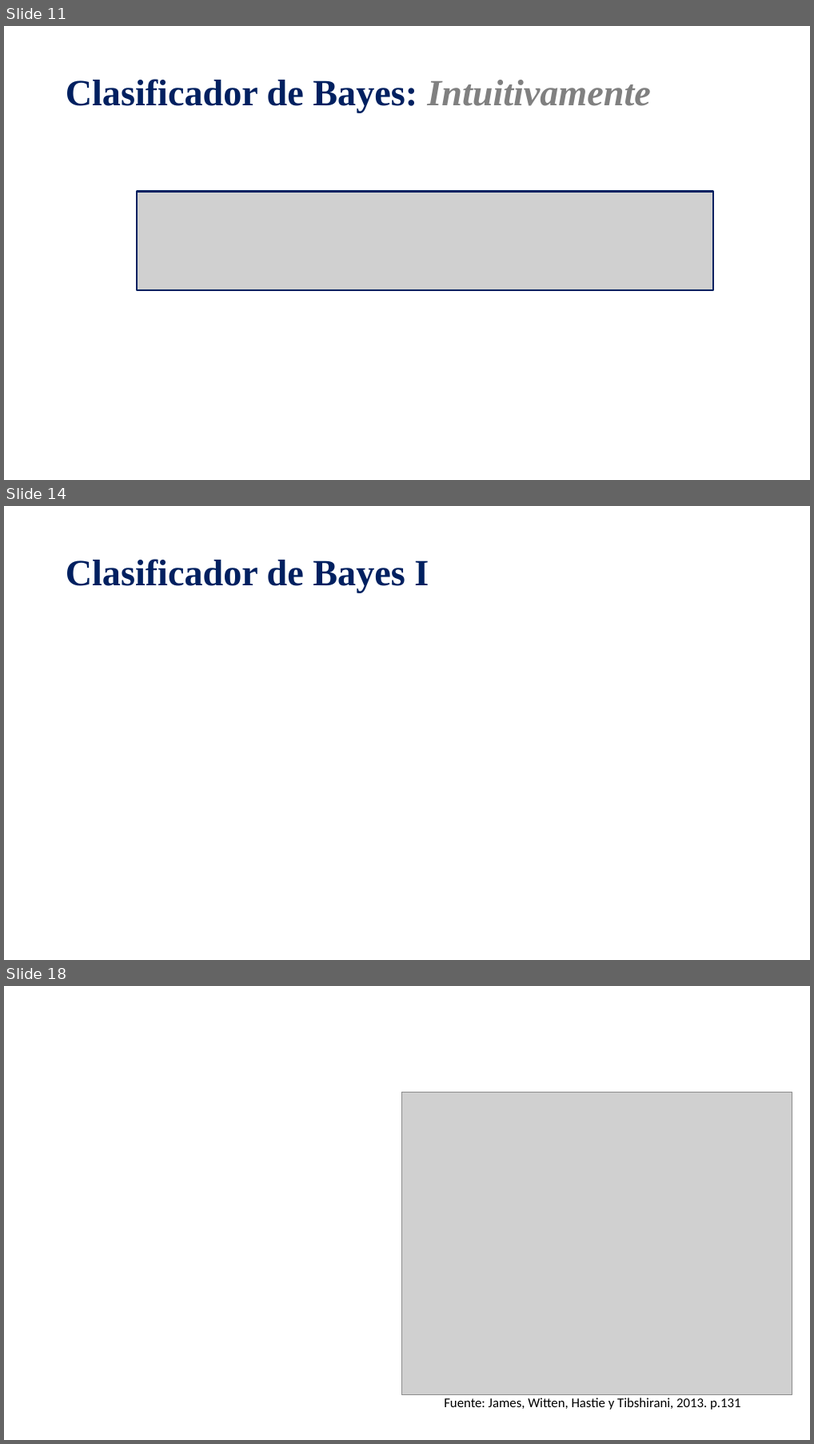
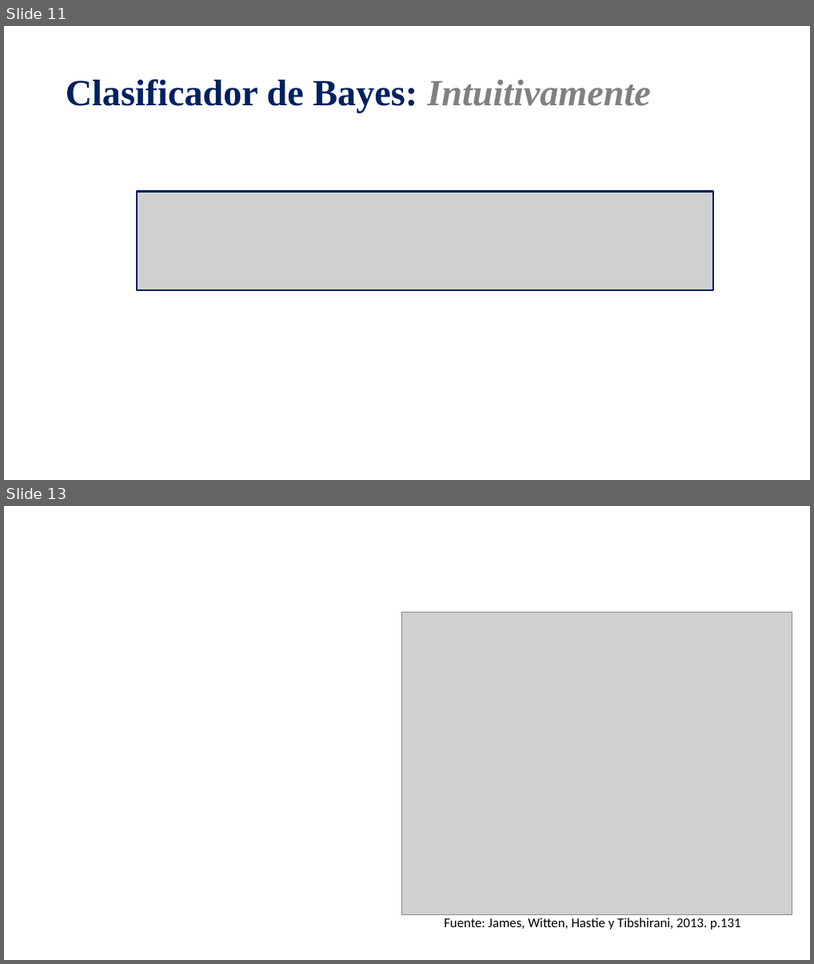
Before and after one commit to mnromero/Programacion_UBA_2025, a slide deck: Clase 06 Metodos de Clasificacion_Logit & KNN/C6_Clasificacion_Bayes_Logit_kNN.pptx. Shown one above the other, each under a label of ours: slides 11, 14 and 18 before the commit, slides 11 and 13 after it; the slides between them are not shown. The pictures are 814x1444 and 814x964 pixels, drawn with LibreOffice and Linux fonts; fonts in the diff are those of the drawing; grey boxes stand for pictures. Boxes give left, top, right and bottom in pixels: in the first picture for what was removed or moved away, otherwise in the second. Text is boxed around its words. In the diff, an @@ line names an element or a change of style, - is before the commit and + after.

```diff
--- a/Clase 06 Metodos de Clasificacion_Logit & KNN/C6_Clasificacion_Bayes_Logit_kNN.pptx
+++ b/Clase 06 Metodos de Clasificacion_Logit & KNN/C6_Clasificacion_Bayes_Logit_kNN.pptx
@@ slide 14 removed at box(4, 506, 810, 960), background #FFFFFF @@
@@ title removed at box(66, 559, 429, 593) @@
-Clasificador de Bayes I
@@ what was slide 18 is now slide 13 @@
```
Also in this commit, not shown: 4 slides changed, 1 slide added, 5 other slides removed.
